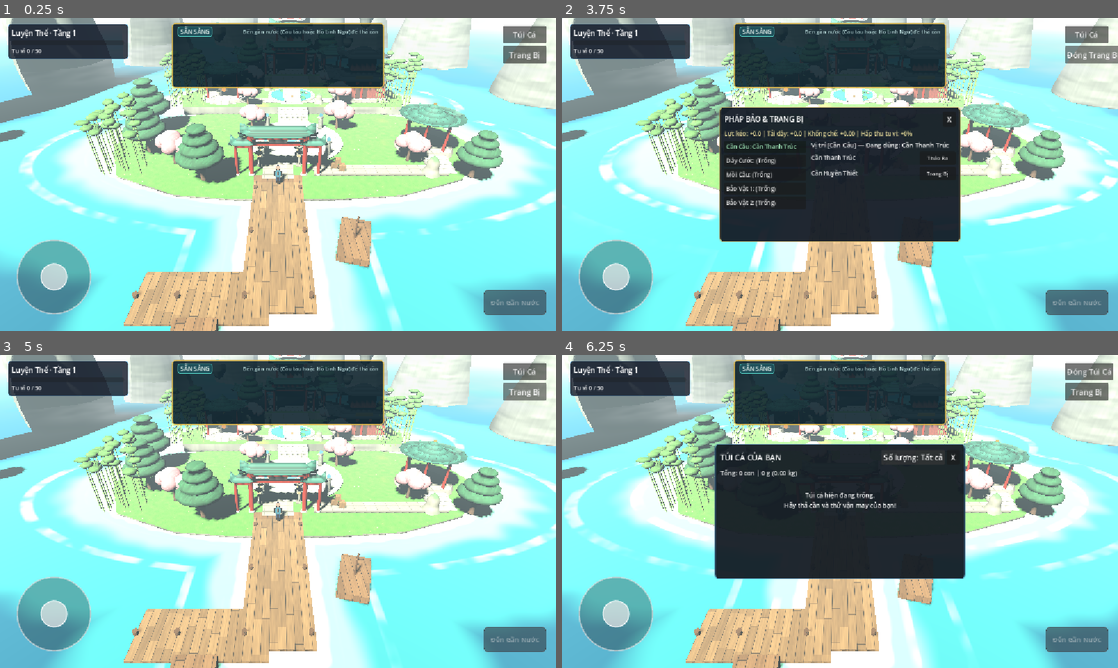
Above: before the commit, frames 1-4 (two rows, left to right).
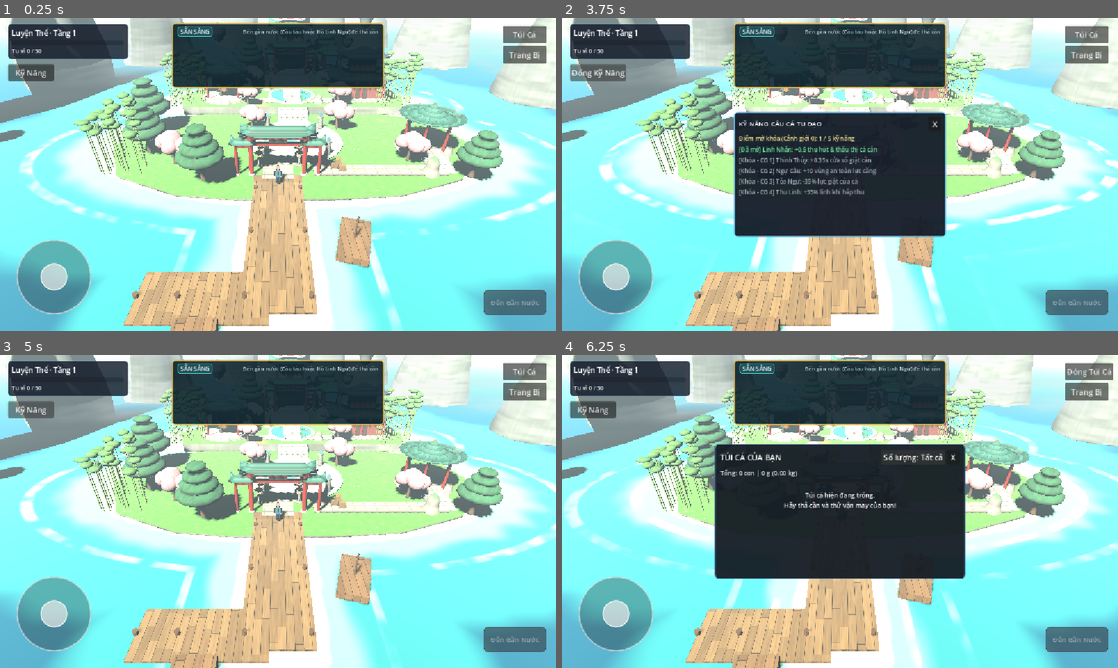
Above: after the commit, the same moments.

Repository: aohmn/GameDemo
Game: Godot game, scene res://scenes/boot/main.tscn
Two runs of this game, one before a commit and one after it. Both use one fixed random seed, a clock stepped at 60 frames per second and the inputs below.
Inputs:
- Up to frame 1 (0.25 s): no input
- Up to frame 2 (3.75 s): click "Túi Cá" at 0.5 s; click "Đóng Túi Cá" at 1.25 s; click "Trang Bị" at 2 s; click "Đóng Trang Bị" at 2.75 s; click "Trang Bị" (after the commit: "Kỹ Năng") at 3.5 s
- Up to frame 3 (5 s): click "Đóng Trang Bị" (after the commit: "Đóng Kỹ Năng") at 4.25 s
- Up to frame 4 (6.25 s): click "Túi Cá" at 5 s; click "Số lượng: 1" at 5.75 s

The runs differ from the first frame. In frame 1, 0.4% of the frame differs, in the area x 1-10%, y 14-21%; in frame 2, 7.5%, in the area x 1-100%, y 8-72%; in frame 3, 0.4%; in frame 4, 0.4%.

Commit message:
feat(fishing,presentation): mo khoa 5 ky nang cau ca theo canh gioi va UI xem ky nang

Diff:
--- a/modules/fishing/api/fishing_api.gd
+++ b/modules/fishing/api/fishing_api.gd
@@ -138,6 +138,7 @@
 		return _deny_cast("weather_condition", spot_weather, cur_weather)
 
 	var eq_stats: Dictionary = _get_equipment_stats()
+	_controller.skills.sync_with_realm(realm)
 	var success: bool = _controller.cast(spot, rod, null, eq_stats, cur_time, cur_weather)
 	if not success and _controller.get_state_name() == "IDLE":
 		return _deny_cast("no_fish_for_rod", 0, realm)
@@ -184,6 +185,15 @@
 	return _controller.skills
 
 
+## Trả về danh sách 5 kỹ năng đã đồng bộ mở khóa theo cảnh giới hiện tại.
+func get_skills_info() -> Dictionary:
+	var realm: int = _current_realm()
+	return {
+		"realm": realm,
+		"skills": _controller.skills.get_skills_summary(realm)
+	}
+
+
 ## Cung cấp quyền thiết lập mồi câu cho túi đồ / trang bị
 func get_bait_system() -> RefCounted:
 	return _controller.bait_system
--- a/modules/fishing/gameplay/fishing_controller.gd
+++ b/modules/fishing/gameplay/fishing_controller.gd
@@ -92,6 +92,7 @@
 	var min_w: float = float(spot.get("min_wait_time")) if "min_wait_time" in spot else 2.0
 	var max_w: float = float(spot.get("max_wait_time")) if "max_wait_time" in spot else 5.0
 	var attraction := bait_system.attraction_power if bait_system.remaining_uses > 0 else 0.0
+	attraction += skills.get_attraction_bonus()
 	_wait_timer = FishingCalculatorScript.calculate_wait_time(
 		min_w, max_w, current_fish.rarity, attraction, rng
 	)
@@ -175,11 +176,15 @@
 	_bite_timer = BASE_BITE_WINDOW + bonus_win
 
 	if on_fish_bite.is_valid():
-		on_fish_bite.call({
+		var bite_payload: Dictionary = {
 			"spot_id": fishing_data.spot_id,
 			"fish_id": current_fish.id,
 			"window_seconds": _bite_timer
-		})
+		}
+		var insight: Dictionary = skills.activate_linh_nhan(fishing_data.target_fish_resource)
+		if not insight.is_empty():
+			bite_payload["linh_nhan"] = insight
+		on_fish_bite.call(bite_payload)
 
 
 func _process_fighting(delta: float) -> void:
--- a/modules/fishing/gameplay/skills/fishing_skill.gd
+++ b/modules/fishing/gameplay/skills/fishing_skill.gd
@@ -28,8 +28,43 @@
 var toa_ngu_uses: int = 1
 
 
+const SKILL_DEFS: Array[Dictionary] = [
+	{"type": SkillType.LINH_NHAN, "name": "Linh Nhãn", "req_realm": 0, "effect": "+0.5 thu hút & thấu thị cá cắn"},
+	{"type": SkillType.THINH_THUY, "name": "Thính Thủy", "req_realm": 1, "effect": "+0.35s cửa sổ giật cần"},
+	{"type": SkillType.NGU_CAU, "name": "Ngự Câu", "req_realm": 2, "effect": "+10 vùng an toàn lực căng"},
+	{"type": SkillType.TOA_NGU, "name": "Tỏa Ngư", "req_realm": 3, "effect": "-35% lực giật của cá"},
+	{"type": SkillType.THU_LINH, "name": "Thu Linh", "req_realm": 4, "effect": "+35% linh khí hấp thu"},
+]
+
+
 func unlock_skill(skill: int) -> void:
 	unlocked_skills[skill] = true
+
+
+func sync_with_realm(realm_index: int) -> void:
+	for def in SKILL_DEFS:
+		var st: int = int(def["type"])
+		if realm_index >= int(def["req_realm"]):
+			unlocked_skills[st] = true
+
+
+func get_skills_summary(realm_index: int = 0) -> Array[Dictionary]:
+	sync_with_realm(realm_index)
+	var out: Array[Dictionary] = []
+	for def in SKILL_DEFS:
+		var st: int = int(def["type"])
+		out.append({
+			"type": st,
+			"name": str(def["name"]),
+			"req_realm": int(def["req_realm"]),
+			"unlocked": is_unlocked(st),
+			"effect": str(def["effect"])
+		})
+	return out
+
+
+func get_attraction_bonus() -> float:
+	return 0.5 if is_unlocked(SkillType.LINH_NHAN) else 0.0
 
 
 func is_unlocked(skill: int) -> bool:
--- /dev/null
+++ b/presentation/fishing_skill_ui/fishing_skill_ui.gd
@@ -0,0 +1,137 @@
+extends Control
+
+## Giao diện nhỏ xem 5 kỹ năng câu cá tu đạo và điểm mở khóa theo cảnh giới.
+## Presentation thuần: đọc qua FishingAPI.get_skills_info() và nghe EventBus BREAKTHROUGH_SUCCESS.
+
+const CultivationEventsContract: Script = preload("res://core/contracts/cultivation_events.gd")
+
+var _fishing_api: RefCounted
+var _is_open: bool = false
+var _toggle_btn: Button
+var _panel: PanelContainer
+var _summary_label: Label
+var _list_vbox: VBoxContainer
+
+
+func _ready() -> void:
+	_setup_ui()
+	_connect_events()
+	_update_view()
+
+
+func setup(fishing_api: RefCounted) -> void:
+	_fishing_api = fishing_api
+	_update_view()
+
+
+func toggle_open() -> void:
+	set_open(not _is_open)
+
+
+func set_open(open: bool) -> void:
+	if open == _is_open:
+		return
+	_is_open = open
+	if _panel != null:
+		_panel.visible = _is_open
+	if _toggle_btn != null:
+		_toggle_btn.text = "Đóng Kỹ Năng" if _is_open else "Kỹ Năng"
+	if _is_open:
+		_update_view()
+
+
+func _setup_ui() -> void:
+	anchors_preset = Control.PRESET_FULL_RECT
+	anchor_right = 1.0
+	anchor_bottom = 1.0
+	mouse_filter = Control.MOUSE_FILTER_IGNORE
+
+	_toggle_btn = Button.new()
+	_toggle_btn.name = "BtnToggleSkills"
+	_toggle_btn.text = "Kỹ Năng"
+	_toggle_btn.custom_minimum_size = Vector2(96.0, 34.0)
+	_toggle_btn.anchor_left = 0.0
+	_toggle_btn.anchor_top = 0.0
+	_toggle_btn.offset_left = 16.0
+	_toggle_btn.offset_top = 96.0
+	_toggle_btn.pressed.connect(toggle_open)
+	add_child(_toggle_btn)
+
+	_panel = PanelContainer.new()
+	_panel.name = "SkillPanel"
+	_panel.visible = false
+	_panel.anchor_left = 0.5
+	_panel.anchor_top = 0.5
+	_panel.anchor_right = 0.5
+	_panel.anchor_bottom = 0.5
+	_panel.offset_left = -220.0
+	_panel.offset_top = -130.0
+	_panel.offset_right = 220.0
+	_panel.offset_bottom = 130.0
+
+	var style := StyleBoxFlat.new()
+	style.bg_color = Color(0.08, 0.11, 0.16, 0.95)
+	style.border_color = Color(0.45, 0.78, 0.95, 0.85)
+	style.set_border_width_all(2)
+	style.set_corner_radius_all(8)
+	style.set_content_margin_all(10.0)
+	_panel.add_theme_stylebox_override("panel", style)
+	add_child(_panel)
+
+	var vbox := VBoxContainer.new()
+	vbox.add_theme_constant_override("separation", 6)
+	_panel.add_child(vbox)
+
+	var header := HBoxContainer.new()
+	vbox.add_child(header)
+	var title := Label.new()
+	title.text = "KỸ NĂNG CÂU CÁ TU ĐẠO"
+	title.size_flags_horizontal = Control.SIZE_EXPAND_FILL
+	title.add_theme_font_size_override("font_size", 14)
+	header.add_child(title)
+
+	var close_btn := Button.new()
+	close_btn.text = " X "
+	close_btn.pressed.connect(func() -> void: set_open(false))
+	header.add_child(close_btn)
+
+	_summary_label = Label.new()
+	_summary_label.add_theme_font_size_override("font_size", 12)
+	_summary_label.add_theme_color_override("font_color", Color(0.95, 0.88, 0.55))
+	vbox.add_child(_summary_label)
+
+	_list_vbox = VBoxContainer.new()
+	_list_vbox.add_theme_constant_override("separation", 5)
+	vbox.add_child(_list_vbox)
+
+
+func _connect_events() -> void:
+	var eb: Node = get_node_or_null("/root/EventBus")
+	if eb != null and eb.has_method("subscribe"):
+		eb.call("subscribe", CultivationEventsContract.BREAKTHROUGH_SUCCESS, func(_p: Dictionary) -> void: _update_view())
+
+
+func _update_view() -> void:
+	if _list_vbox == null or _fishing_api == null:
+		return
+	for c in _list_vbox.get_children():
+		c.queue_free()
+
+	var info: Dictionary = _fishing_api.call("get_skills_info") as Dictionary
+	var realm: int = int(info.get("realm", 0))
+	var skills: Array = info.get("skills", []) as Array
+	var unlocked_count: int = 0
+	for s in skills:
+		if bool((s as Dictionary).get("unlocked", false)):
+			unlocked_count += 1
+	_summary_label.text = "Điểm mở khóa (Cảnh giới %d): %d / %d kỹ năng" % [realm, unlocked_count, skills.size()]
+
+	for s in skills:
+		var d: Dictionary = s as Dictionary
+		var ok: bool = bool(d.get("unlocked", false))
+		var lbl := Label.new()
+		var status: String = "[Đã mở]" if ok else "[Khóa - CG %d]" % int(d.get("req_realm", 0))
+		lbl.text = "%s %s: %s" % [status, str(d.get("name", "")), str(d.get("effect", ""))]
+		lbl.add_theme_font_size_override("font_size", 12)
+		lbl.add_theme_color_override("font_color", Color(0.45, 0.95, 0.65) if ok else Color(0.65, 0.68, 0.72))
+		_list_vbox.add_child(lbl)
--- /dev/null
+++ b/presentation/fishing_skill_ui/fishing_skill_ui.tscn
@@ -0,0 +1,13 @@
+[gd_scene load_steps=2 format=3]
+
+[ext_resource type="Script" path="res://presentation/fishing_skill_ui/fishing_skill_ui.gd" id="1_sk"]
+
+[node name="FishingSkillUI" type="Control"]
+layout_mode = 3
+anchors_preset = 15
+anchor_right = 1.0
+anchor_bottom = 1.0
+grow_horizontal = 2
+grow_vertical = 2
+mouse_filter = 2
+script = ExtResource("1_sk")
--- /dev/null
+++ b/presentation/fishing_skill_ui/scenes/dev.gd
@@ -0,0 +1,22 @@
+extends Control
+
+const SKILL_UI_PATH: String = "res://presentation/fishing_skill_ui/fishing_skill_ui.tscn"
+const FISHING_API_PATH: String = "res://modules/fishing/api/fishing_api.gd"
+
+var _fishing_api: RefCounted
+var _ui: Control
+
+
+func _ready() -> void:
+	if ResourceLoader.exists(FISHING_API_PATH):
+		var s: Script = load(FISHING_API_PATH) as Script
+		if s != null:
+			_fishing_api = s.new() as RefCounted
+			_fishing_api.call("set_realm_provider", func() -> int: return 2)
+	if ResourceLoader.exists(SKILL_UI_PATH):
+		var scene := load(SKILL_UI_PATH) as PackedScene
+		if scene != null:
+			_ui = scene.instantiate() as Control
+			add_child(_ui)
+			_ui.call("setup", _fishing_api)
+			_ui.call("set_open", true)
--- /dev/null
+++ b/presentation/fishing_skill_ui/scenes/dev.tscn
@@ -0,0 +1,12 @@
+[gd_scene load_steps=2 format=3]
+
+[ext_resource type="Script" path="res://presentation/fishing_skill_ui/scenes/dev.gd" id="1_dev"]
+
+[node name="FishingSkillUIDev" type="Control"]
+layout_mode = 3
+anchors_preset = 15
+anchor_right = 1.0
+anchor_bottom = 1.0
+grow_horizontal = 2
+grow_vertical = 2
+script = ExtResource("1_dev")
--- a/scenes/boot/main.gd
+++ b/scenes/boot/main.gd
@@ -55,6 +55,7 @@
 	_create_cultivation_ui()
 	_create_equipment_ui()
 	_shop_ui = _ui_router.call("build_shop_ui", _hud, _shop_api, _economy_api, _cultivation_api) as Control
+	_ui_router.call("build_skill_ui", _hud, _fishing_api)
 	_create_fishing_ui()
 	_create_fishing_rig()
 
--- a/scenes/boot/ui_action_router.gd
+++ b/scenes/boot/ui_action_router.gd
@@ -5,6 +5,7 @@
 
 const CULTIVATION_UI_PATH: String = "res://presentation/cultivation_ui/cultivation_ui.tscn"
 const SHOP_UI_PATH: String = "res://presentation/shop_ui/shop_ui.tscn"
+const SKILL_UI_PATH: String = "res://presentation/fishing_skill_ui/fishing_skill_ui.tscn"
 
 var _coordinator: RefCounted
 var _economy_api: RefCounted
@@ -79,6 +80,21 @@
 	return shop_ui
 
 
+## Tạo UI nhỏ xem 5 kỹ năng câu cá và điểm cảnh giới. Trả về Control hoặc null.
+func build_skill_ui(hud: Node, fishing_api: RefCounted) -> Control:
+	if fishing_api == null or not ResourceLoader.exists(SKILL_UI_PATH):
+		return null
+	var scene := load(SKILL_UI_PATH) as PackedScene
+	if scene == null:
+		return null
+	var ui := scene.instantiate() as Control
+	if ui != null:
+		hud.add_child(ui)
+		if ui.has_method("setup"):
+			ui.call("setup", fishing_api)
+	return ui
+
+
 func on_shop_buy_requested(item_id: String) -> void:
 	if _coordinator == null:
 		return
Not shown, changed: CHANGELOG.md
